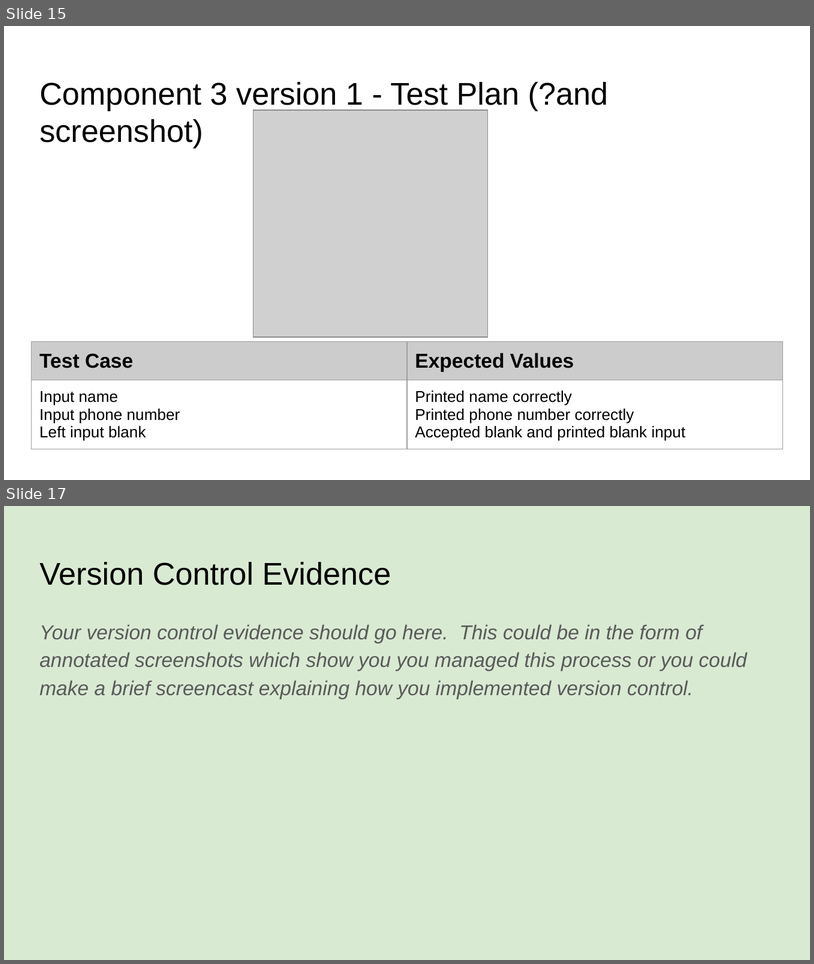
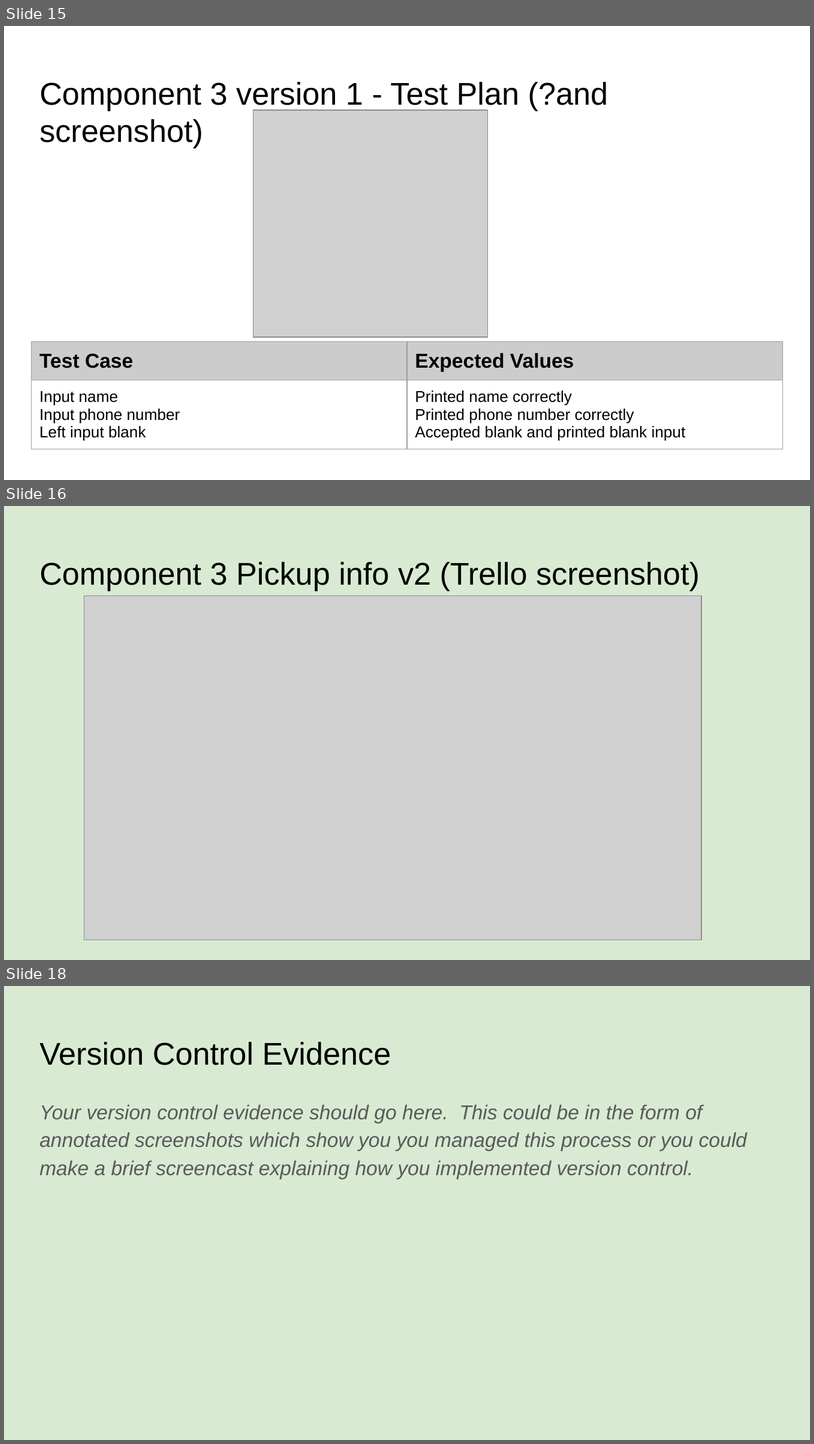
Before and after one commit to James-Wilde/Pizza_Bot, a slide deck: 022_91893+_+91897+Documentation.pptx. Shown one above the other, each under a label of ours: slides 15 and 17 before the commit, slides 15, 16 and 18 after it; the slides between them are not shown. The pictures are 814x964 and 814x1444 pixels, drawn with LibreOffice and Linux fonts; fonts in the diff are those of the drawing; grey boxes stand for pictures. Boxes give left, top, right and bottom in pixels: in the first picture for what was removed or moved away, otherwise in the second. Text is boxed around its words. In the diff, an @@ line names an element or a change of style, - is before the commit and + after.

```diff
--- a/022_91893+_+91897+Documentation.pptx
+++ b/022_91893+_+91897+Documentation.pptx
@@ slide 16 added at [4, 506, 810, 960], background #D9EAD3 @@
@@ title added at [39, 562, 700, 591], 28 pt, text #000000 @@
+Component 3 Pickup info v2 (Trello screenshot)
@@ picture added at [84, 595, 702, 939] @@
@@ what was slide 17 is now slide 18 @@
```
Also in this commit, not shown: 2 slides changed.
